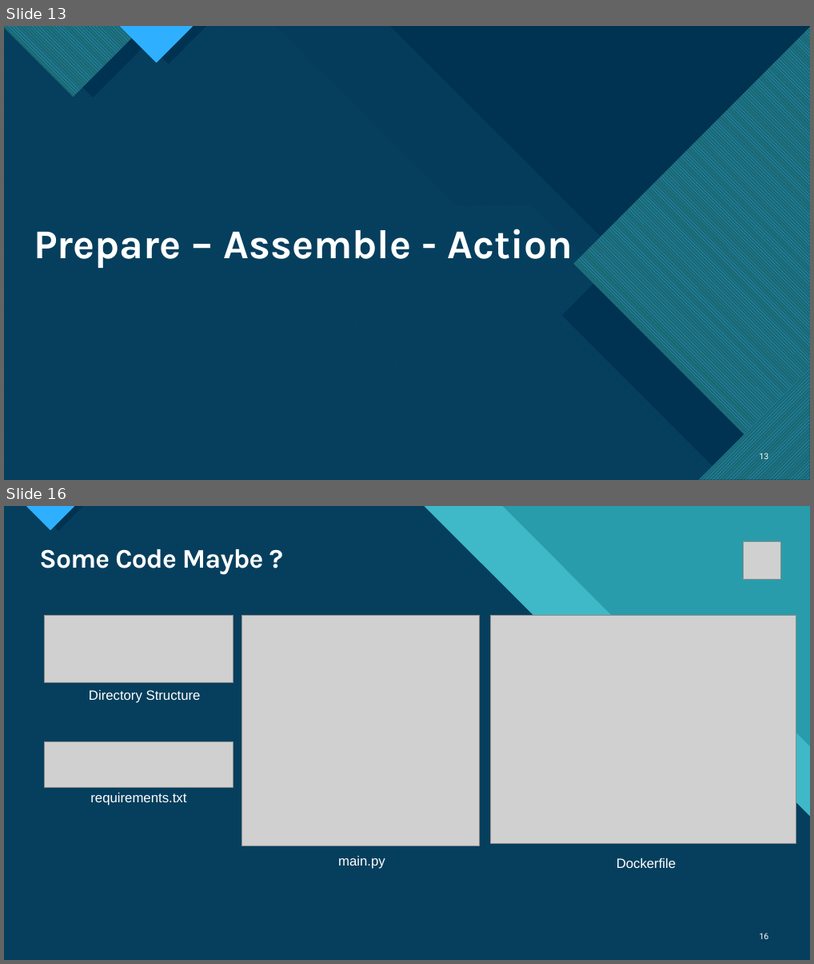
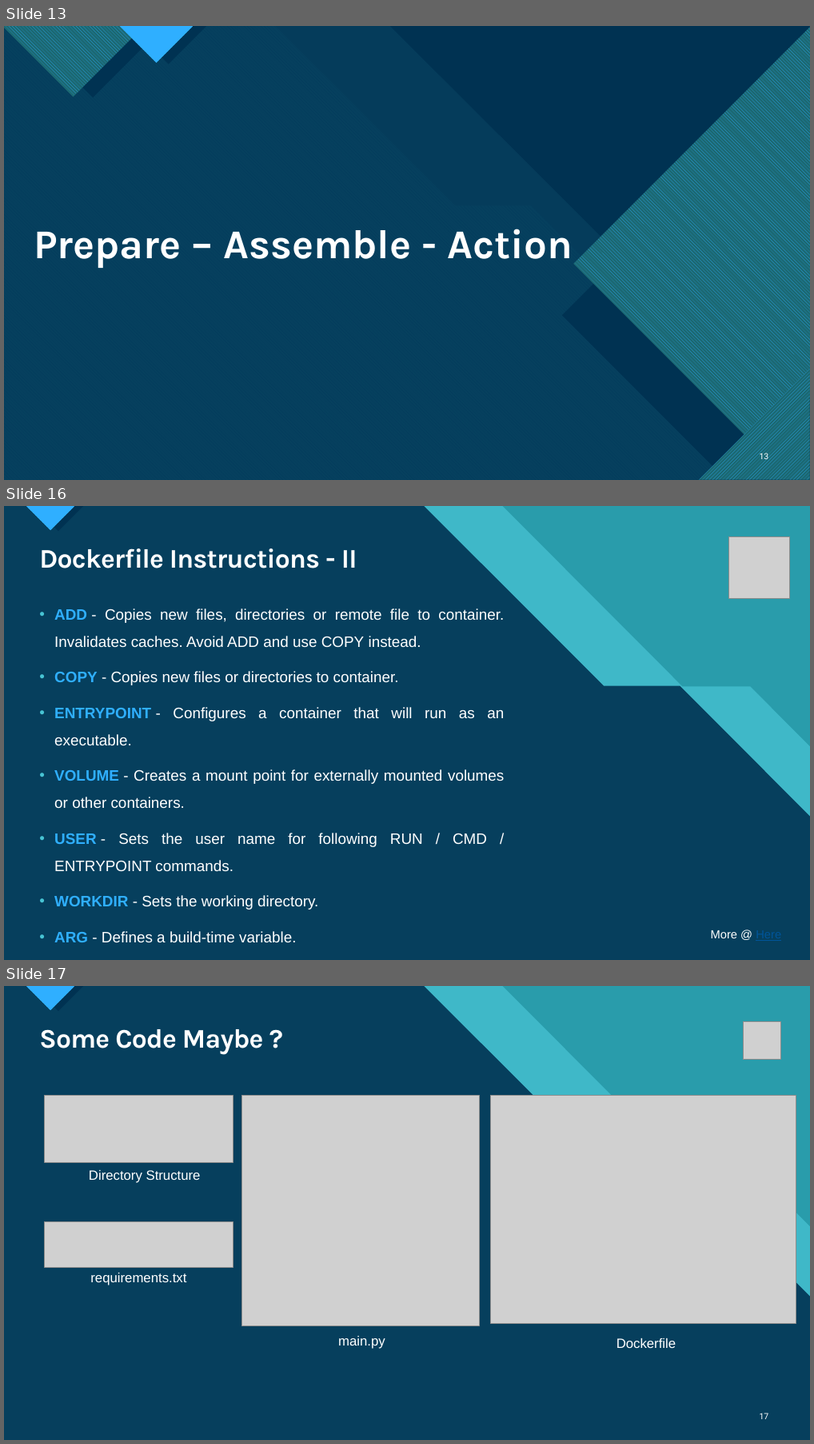
Before and after one commit to Singh-Karandeep/DockerTutorial, a slide deck: Docker for Beginners.pptx. Shown one above the other, each under a label of ours: slides 13 and 16 before the commit, slides 13, 16 and 17 after it; the slides between them are not shown. The pictures are 814x964 and 814x1444 pixels, drawn with LibreOffice and Linux fonts; fonts in the diff are those of the drawing; grey boxes stand for pictures. Boxes give left, top, right and bottom in pixels: in the first picture for what was removed or moved away, otherwise in the second. Text is boxed around its words. In the diff, an @@ line names an element or a change of style, - is before the commit and + after.

```diff
--- a/Docker for Beginners.pptx
+++ b/Docker for Beginners.pptx
@@ slide 16 added at [4, 506, 810, 960], background #47C3D3; not listed: 14 template elements that a slide beside it also shows @@
@@ title added at [39, 548, 358, 568], 32 pt, text #FFFFFF, bold @@
+Dockerfile Instructions - II
@@ picture added at [730, 537, 790, 598] @@
@@ text added at [54, 608, 504, 943], 18 pt, text #FFFFFF @@
+• ADD - Copies new files, directories or remote file to container. Invalidates caches. Avoid ADD and use COPY instead.
+• COPY - Copies new files or directories to container.
+• ENTRYPOINT - Configures a container that will run as an executable.
+• VOLUME - Creates a mount point for externally mounted volumes or other containers.
+• USER - Sets the user name for following RUN / CMD / ENTRYPOINT commands.
+• WORKDIR - Sets the working directory.
+• ARG - Defines a build-time variable.
@@ text added at [711, 930, 738, 938], 14 pt, text #FFFFFF @@
+More @ Here
@@ what was slide 16 is now slide 17 @@
@@ page number at [760, 1412, 770, 1419]: text changed @@
-16
+17
```
Also in this commit, not shown: 14 slides changed.
